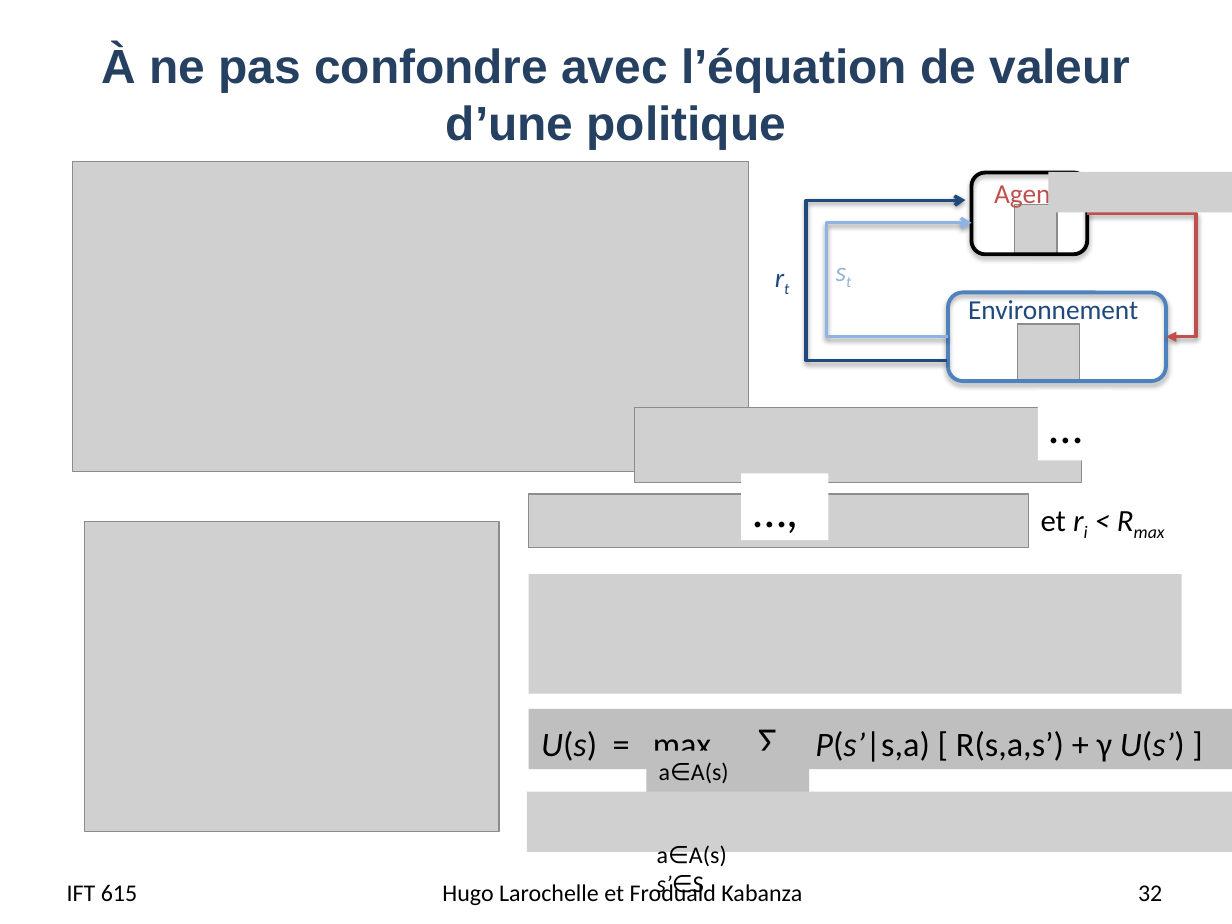
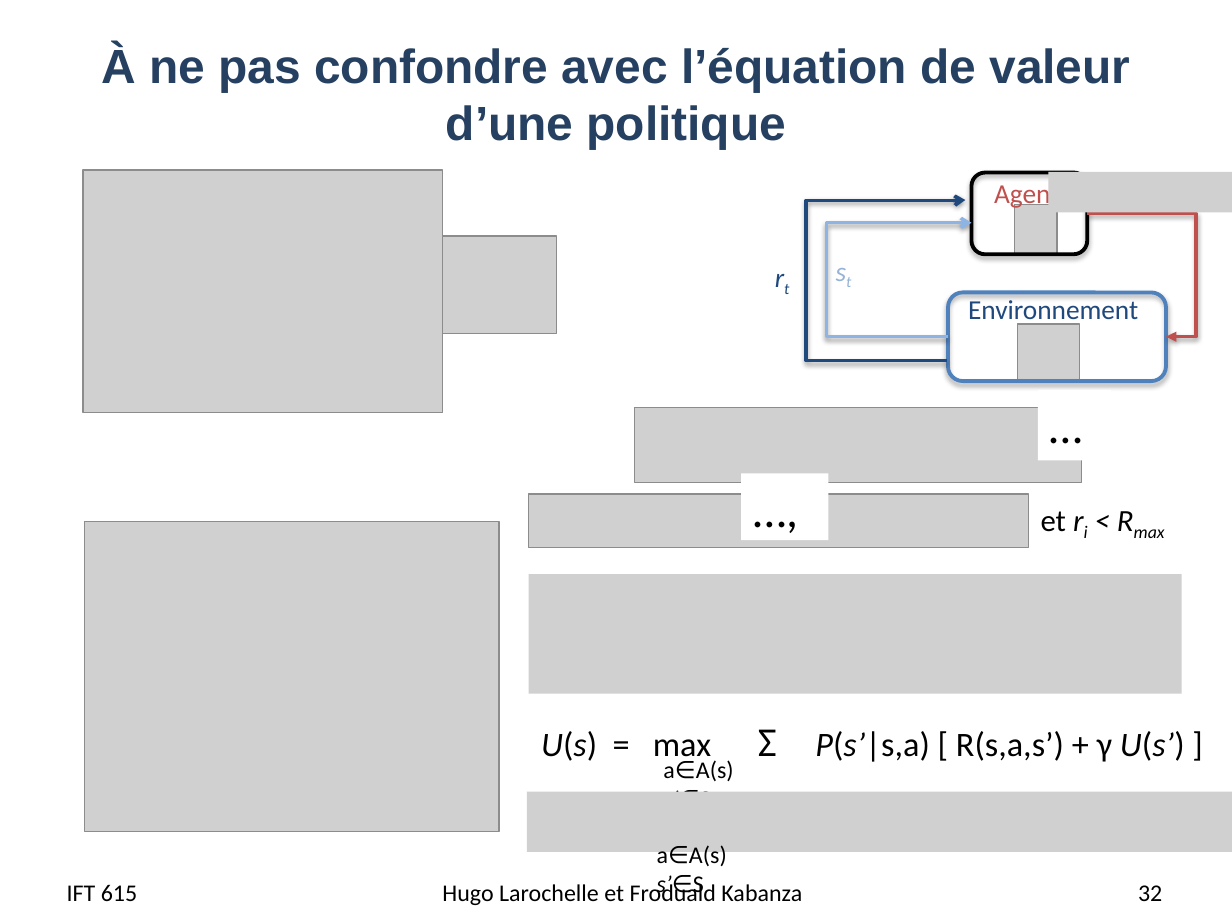
Before and after one commit to djeffkanda/djeffkanda.github.io, a slide deck: slide 32 of ift/assets/slides/ift615-14-MDP.pptx. Drawn at 1232x924 pixels with LibreOffice and Linux fonts; fonts in the diff are those of the drawing; grey boxes stand for pictures. Boxes give left, top, right and bottom in pixels: in the first picture for what was removed or moved away, otherwise in the second. Text is boxed around its words. In the diff, an @@ line names an element or a change of style, - is before the commit and + after.

```diff
--- a/ift/assets/slides/ift615-14-MDP.pptx
+++ b/ift/assets/slides/ift615-14-MDP.pptx
@@ picture removed at [73, 161, 749, 472] @@
@@ picture added at [83, 170, 442, 413] @@
@@ picture added at [442, 237, 557, 334] @@
@@ text "U(s) = max Σ P(s’|s,a) ...": place and size @@
-text "U(s) = max Σ P(s’|s,a) ..." at [529, 708, 1232, 769]
+text "U(s) = max Σ P(s’|s,a) ..." at [541, 729, 1185, 765]
@@ text "U(s) = max Σ P(s’|s,a) ..." at [541, 729, 1185, 765]: fill #BFBFBF to none @@
@@ text "a∈A(s) s’∈S" at [663, 760, 734, 792]: fill #BFBFBF to none @@
@@ text "a∈A(s) s’∈S": place and size @@
-text "a∈A(s) s’∈S" at [647, 750, 809, 792]
+text "a∈A(s) s’∈S" at [663, 760, 734, 792]
```
Also in this commit, not shown: 12 other slides changed, 5 other files.
